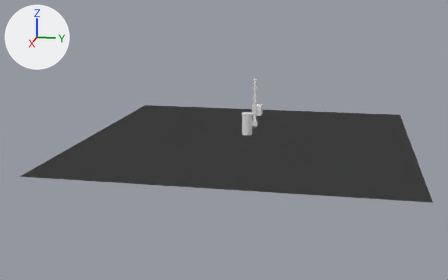
An edit to the Blender file scenes/sword.blend, drawn before and after from the same camera.
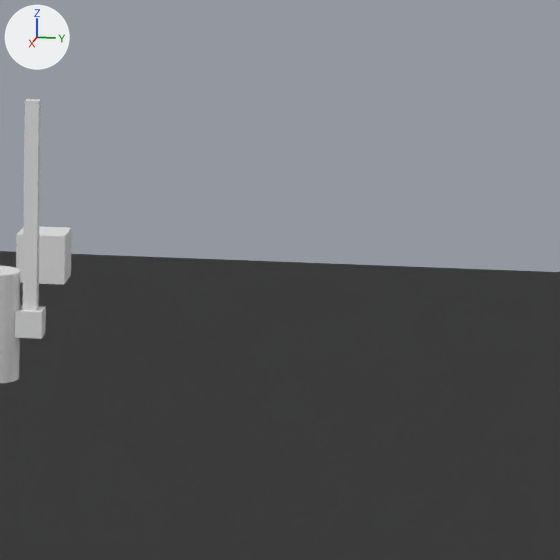
Each version is shown whole from a camera (50 mm lens) standing at (112.5, 18.1, 27.8) and looking at (2.2, -4.0, 0.3), then close up on the part from 55% to 80% of the width and 21% to 61% of the height. Arrows for +X, +Y and +Z are at upper left; the lights stay in place.

The first close-up shows 'Cube', 'Player', 'Sword', 'WalkMesh', 'Wrist'.
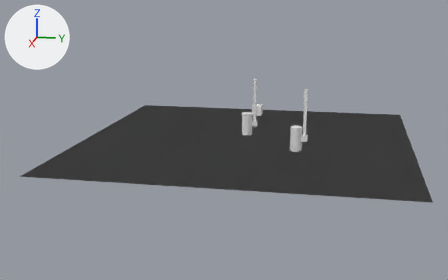
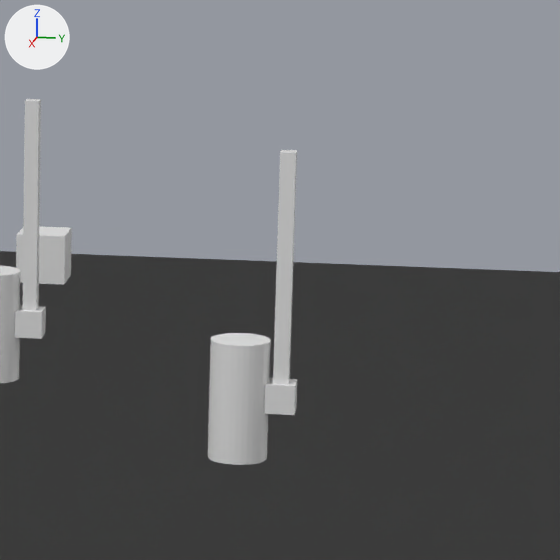
Edits to the bpy script that builds the scene:
```text
Add mat_material_001:
    mat_material_001 = principled_material('Material.001')
    mat_material_001.base_color = (0.8, 0.8, 0.8)  # white #e7e7e7
Add me_sword_001:
    me_sword_001.from_pydata(...)  # a box spanning x -0.26..0.26, y -0.26..0.26, z -4.02..4.02
    me_sword_001.materials.append(mat_material_001)  # white #e7e7e7
Add ob_enemy_sword:
    ob_enemy_sword = bpy.data.objects.new('Enemy_Sword', me_sword_001)
    ob_enemy_sword.parent = ob_enemy_wrist
    ob_enemy_sword.matrix_parent_inverse = Matrix(((1.0, 0.0, 0.0, 0.0), (0.0, 1.0, 0.0, -1.4), (0.0, 0.0, 1.0, -3.22), (0.0, 0.0, 0.0, 1.0)))
    ob_enemy_sword.location = (0.0, 1.4, 7.5)
    ob_enemy_sword.rotation_euler = (0.0, -3.142, 0.0)  # degrees (0, -180, 0)
Add ob_enemy_wrist:
    ob_enemy_wrist = bpy.data.objects.new('Enemy_Wrist', me_wrist.copy())  # the mesh of ob_wrist
    ob_enemy_wrist.parent = ob_enemy_body
    ob_enemy_wrist.matrix_parent_inverse = Matrix(((1.0, 0.0, 0.0, 0.0), (0.0, 1.0, 0.0, 0.0), (0.0, 0.0, 1.0, -3.08), (0.0, 0.0, 0.0, 1.0)))
    ob_enemy_wrist.location = (0.0, 1.4, 3.22)
Add ob_enemy_body:
    ob_enemy_body = bpy.data.objects.new('Enemy_Body', me_player.copy())  # the mesh of ob_player
    ob_enemy_body.location = (10.0, 10.0, 3.08)
```

Location of each change, [x1, y1, x2, y2] in pixels of the close-ups (560 x 560 px):
'Enemy_Body', added: after [208, 333, 271, 465]
'Enemy_Sword', added: after [273, 150, 297, 384]
'Enemy_Wrist', added: after [264, 378, 297, 415]
